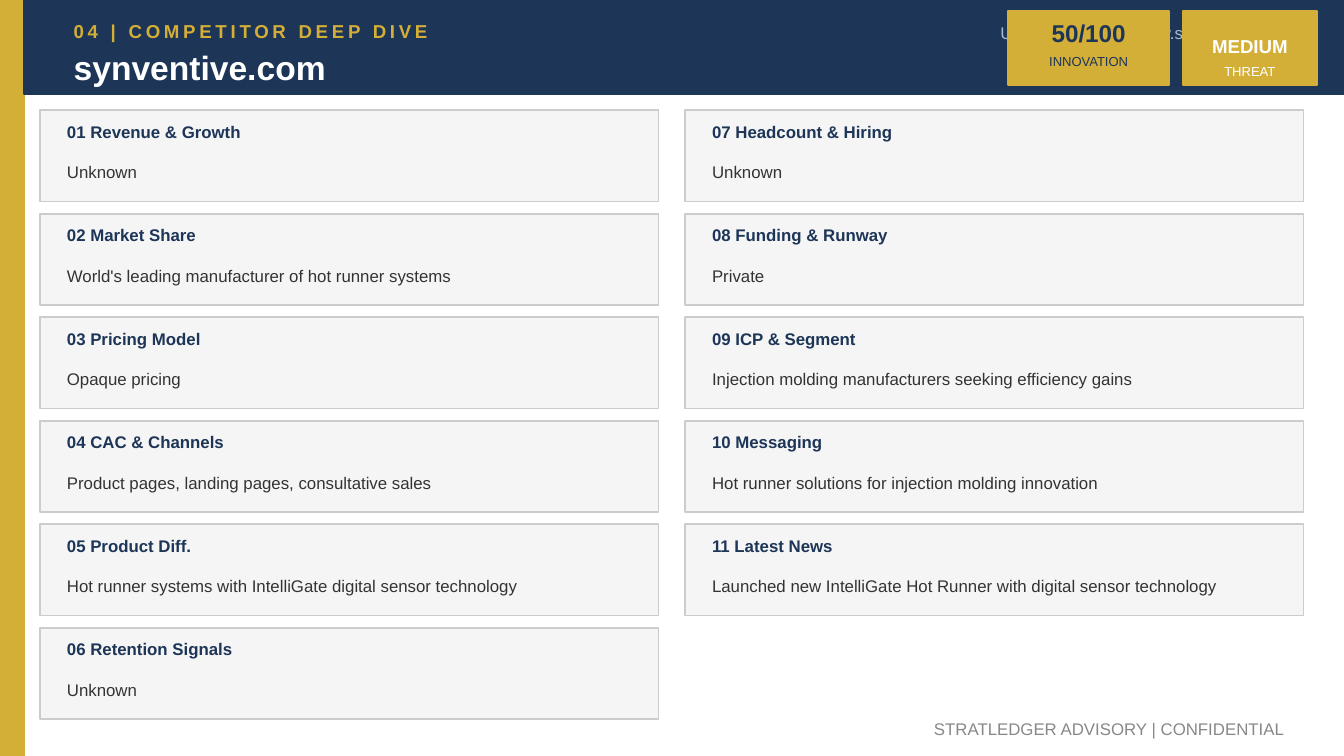
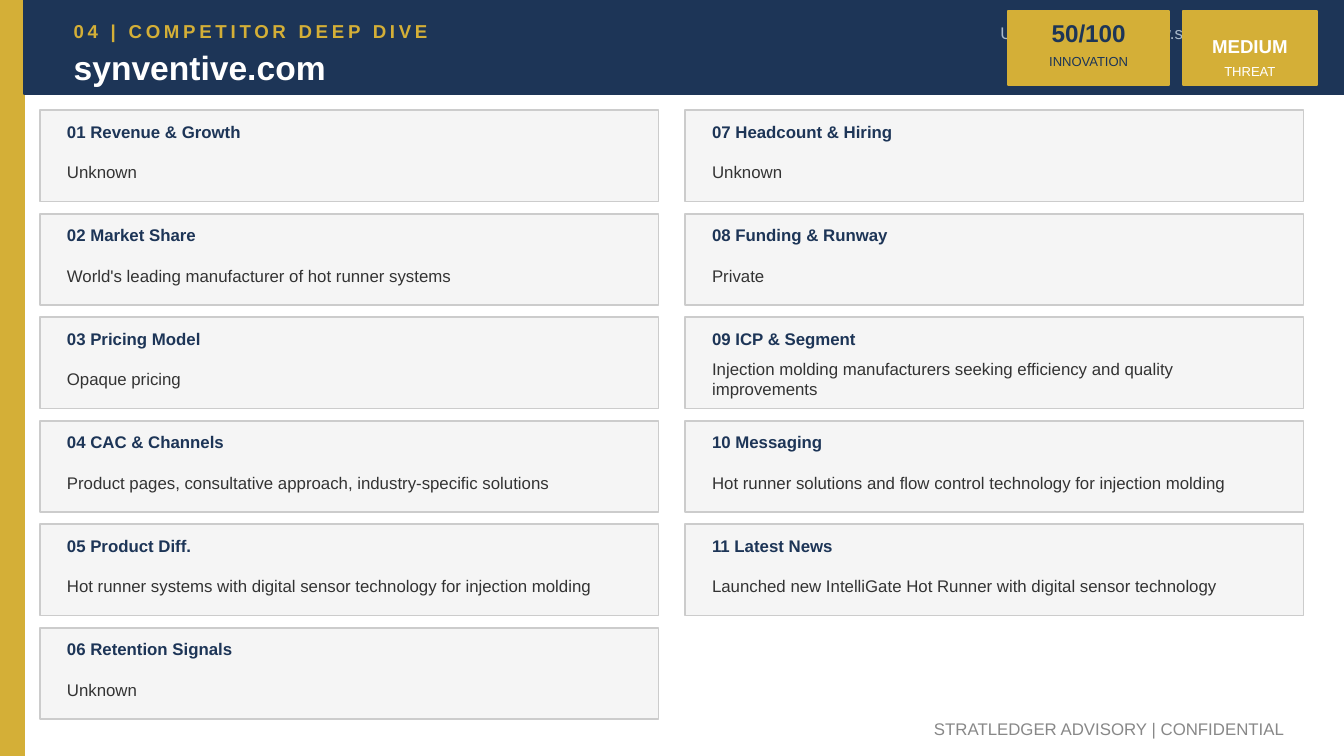
Before and after one commit to apexmakeshop-dot/droplet-commands, a slide deck: slide 8 of mesh_bioplastics_CI_Report.pptx. Drawn at 1344x756 pixels with LibreOffice and Linux fonts; fonts in the diff are those of the drawing. Boxes give left, top, right and bottom in pixels: in the first picture for what was removed or moved away, otherwise in the second. Text is boxed around its words. In the diff, an @@ line names an element or a change of style, - is before the commit and + after.

```diff
--- a/mesh_bioplastics_CI_Report.pptx
+++ b/mesh_bioplastics_CI_Report.pptx
@@ text at (712,363,1174,399): text changed @@
-Injection molding manufacturers seeking efficiency gains
+Injection molding manufacturers seeking efficiency and quality improvements
@@ text at (67,477,548,493): text changed @@
-Product pages, landing pages, consultative sales
+Product pages, consultative approach, industry-specific solutions
@@ text at (712,477,1225,493): text changed @@
-Hot runner solutions for injection molding innovation
+Hot runner solutions and flow control technology for injection molding
@@ text at (67,580,591,596): text changed @@
-Hot runner systems with IntelliGate digital sensor technology
+Hot runner systems with digital sensor technology for injection molding
```
Also in this commit, not shown: 4 other slides changed.
